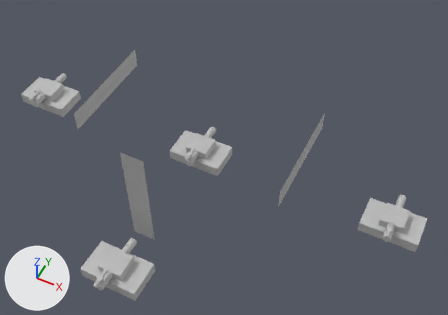
A saved change to the FBX model Motor-Grafico/res/assets/j/scenefachera.fbx.
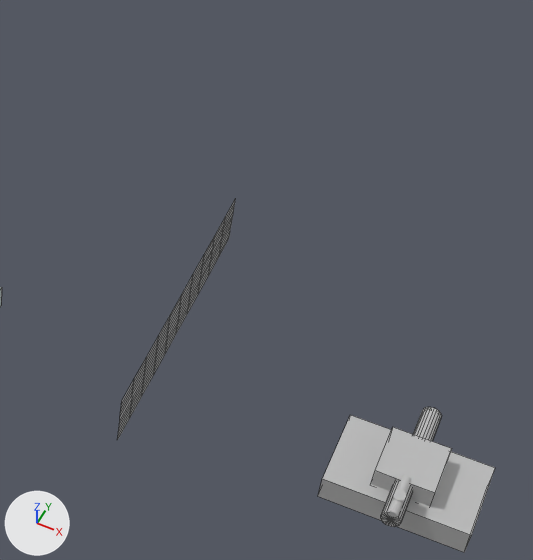
The first picture shows the older version from a camera (50 mm lens) standing at (0.097, -0.17, 0.215) and looking at (0.02, -0.017, 0.024). The close-ups show both versions on the part from 52% to 99% of the width and 11% to 81% of the height of that picture; other places that the commit changed are outside them. Every picture has the same lights, and +X, +Y and +Z are marked at lower left. The close-ups show mesh edges as thin lines. Where no turn or scale is listed for an object, it has been applied to the vertices.
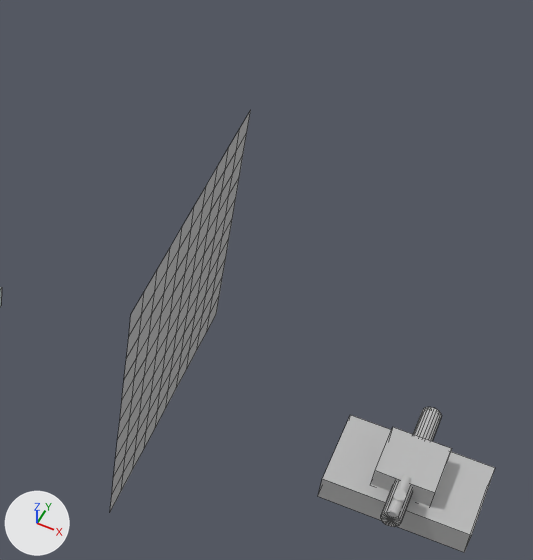
ob_bspplane4 is not drawn itself; it is the parent of ob_plane_001.

The change, as a list of edits to the scene's bpy script:
```text
Change ob_plane_001:
    ob_plane_001.scale: (1.0, 1.0, 5.0) -> (1.0, 1.0, 1.0)
Change ob_bspplane4:
    ob_bspplane4.scale: (0.01, 0.01, 0.01) -> (0.05, 0.05, 0.05)
```

What differs and where, as boxes [x1, y1, x2, y2] in the close-ups (533 x 560 px):
'plane.001', rescaled (18% wider, 66% taller)
    before: [118, 199, 236, 439]
    after: [110, 112, 250, 511]
